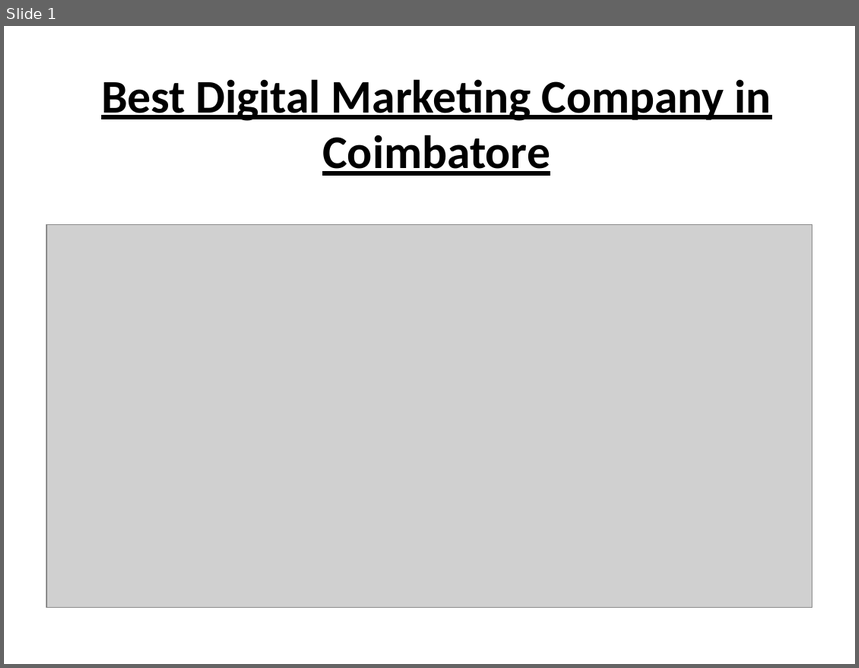
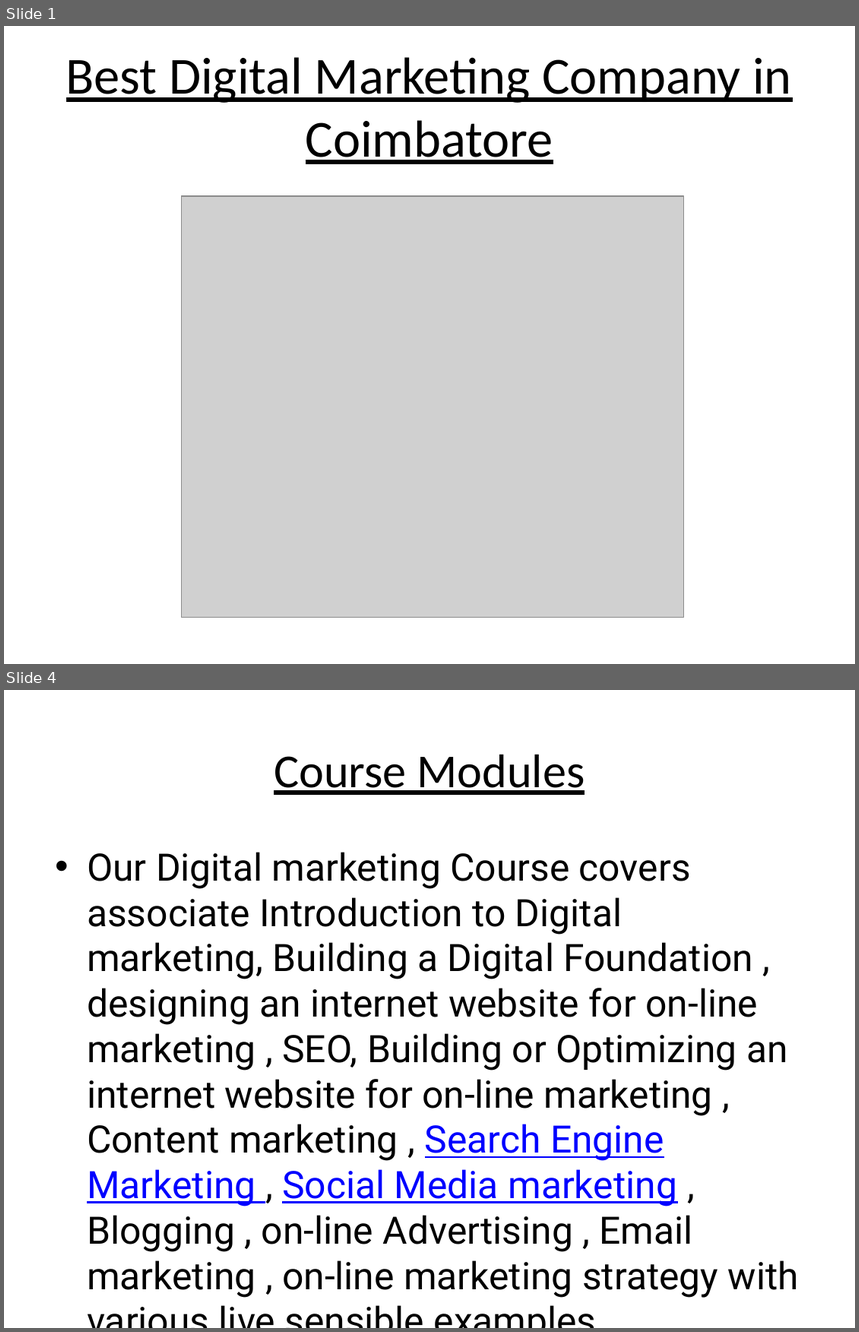
Before and after one commit to ShankarRamesh/Digital-Marketing-Company-in-Coimbatore, a slide deck: Best Digital Marketing Company in Coimbatore.pptx. Shown one above the other, each under a label of ours: slide 1 before the commit, slides 1 and 4 after it; the slides between them are not shown. The pictures are 859x668 and 859x1332 pixels, drawn with LibreOffice and Linux fonts; fonts in the diff are those of the drawing; grey boxes stand for pictures. Boxes give left, top, right and bottom in pixels: in the first picture for what was removed or moved away, otherwise in the second. Text is boxed around its words. In the diff, an @@ line names an element or a change of style, - is before the commit and + after.

```diff
--- a/Best Digital Marketing Company in Coimbatore.pptx
+++ b/Best Digital Marketing Company in Coimbatore.pptx
@@ slide 4 added at (4,690,855,1328), background #FFFFFF @@
@@ title added at (274,754,585,795), 40 pt, text #000000, underline @@
+Course Modules
@@ text added at (87,852,799,1298), 32 pt, text #000000 @@
+• Our Digital marketing Course covers associate Introduction to Digital marketing, Building a Digital Foundation , designing an internet website for on-line marketing , SEO, Building or Optimizing an internet website for on-line marketing , Content marketing , Search Engine Marketing , Social Media marketing , Blogging , on-line Advertising , Email marketing , on-line marketing strategy with various live sensible examples.
@@ slide 1 changed as well @@
@@ title "Best Digital Marketing Company in ...": place and size @@
-title "Best Digital Marketing Company in ..." at (101,79,772,176)
+title "Best Digital Marketing Company in ..." at (66,57,792,164)
@@ title "Best Digital Marketing Company in ..." at (66,57,792,164): size 39.6 to 44 pt, bold off @@
@@ picture: place and size @@
-picture at (47,224,813,607)
+picture at (181,196,683,617)
```
Also in this commit, not shown: 1 other slide changed, 4 other slides added, 4 slides removed, 1 other file.
